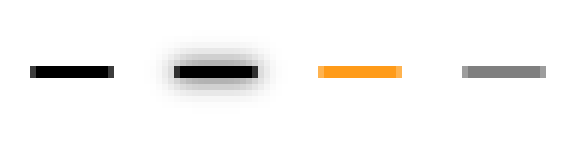
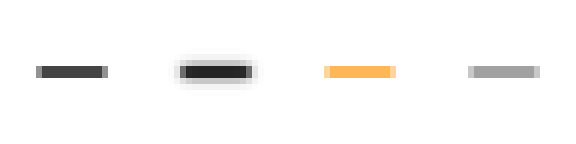
Layer changes from the first 576 × 144 image to the second:
painted on "#0", masked it over [30, 66, 114, 78]
painted on "#1", masked it over [150, 36, 282, 108]
painted on "#2", masked it over [318, 66, 402, 78]
painted on "#3", masked it over [462, 66, 546, 78]
